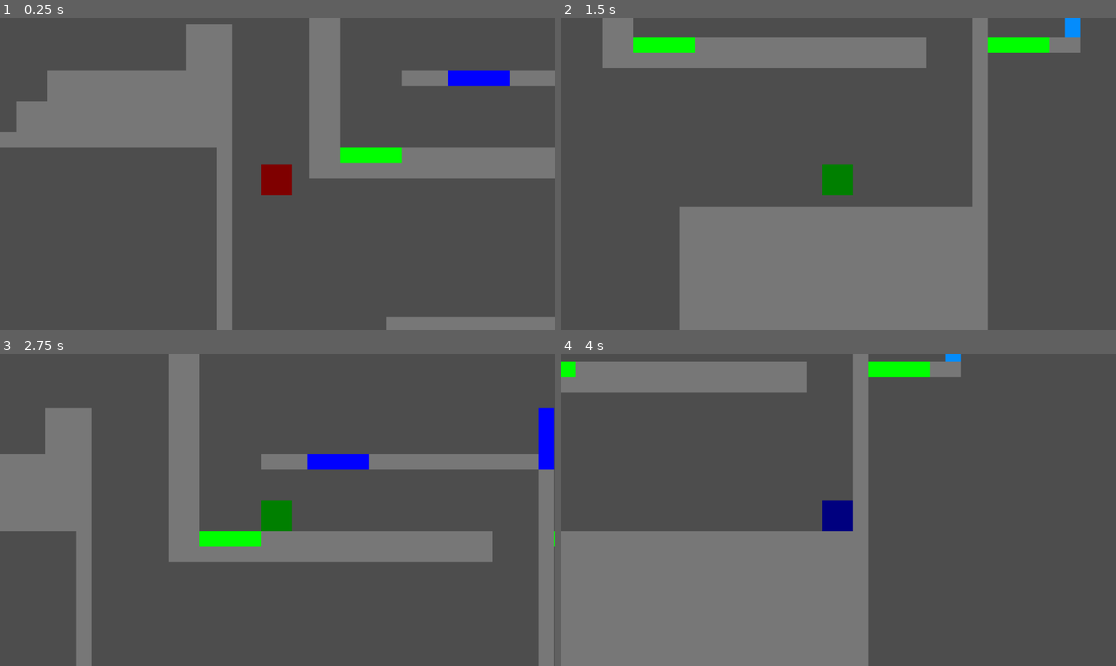
Above: before the commit, frames 1-4 (two rows, left to right).
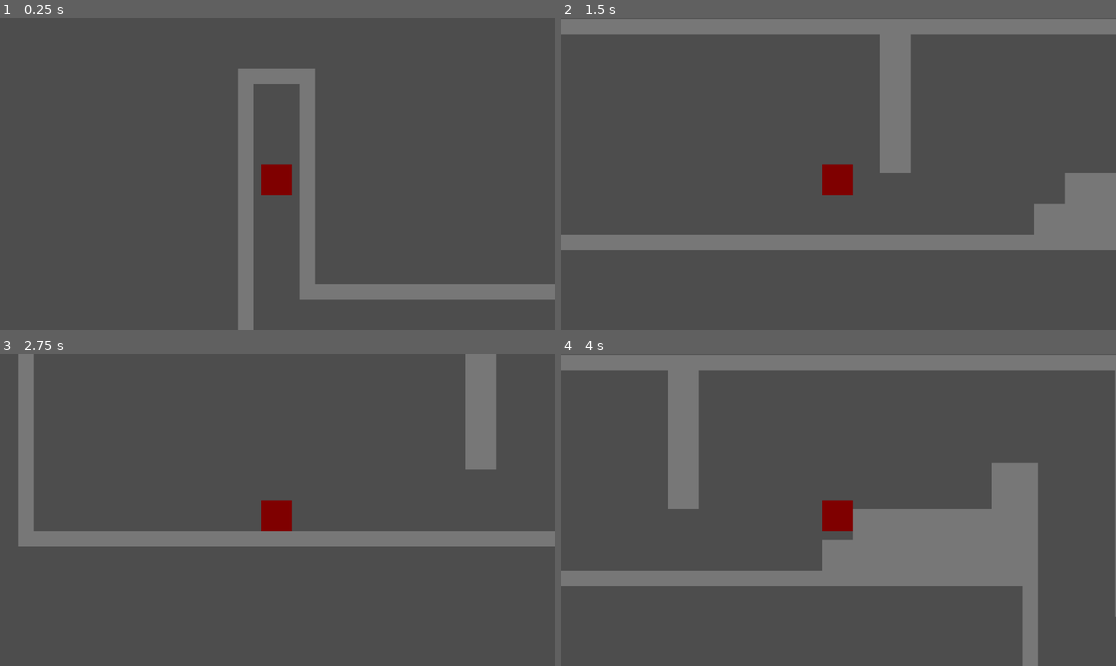
Above: after the commit, the same moments.

Repository: raienelliston/Platformer-Game
Game: Godot game, scene res://Scenes/level.tscn
The game is run twice, just before and just after one commit, with the same random seed, the same clock (stepped at 60 frames per second) and the same inputs.
Inputs:
- Up to frame 1 (0.25 s): no input
- Up to frame 2 (1.5 s): hold D (right) from 0.53 s (still down); tap W (up) at 0.6, 0.77, 1.07, 1.35 s
- Up to frame 3 (2.75 s): tap W (up) at 1.52, 1.82, 2.1 s; release D (right) at 2.03 s; hold A (left) from 2.03 s (still down)
- Up to frame 4 (4 s): release A (left) at 2.78 s; hold D (right) from 2.78 s (still down); tap W (up) at 2.85, 3.02, 3.32, 3.6, 3.77 s

The runs differ from the first frame. In frame 1, 28% of the frame differs, in the area x 0-100%, y 0-100%; in frame 2, 38%; in frame 3, 21%; in frame 4, 40%.

Commit message:
bug fixing

Diff:
--- a/Scenes/character.gd
+++ b/Scenes/character.gd
@@ -98,7 +98,7 @@
 			gravity = 20
 			light_node.visible = false
 			red_emitting = false
-			self.collision_mask = 1 | 2
+			self.collision_mask = 1 | 3
 			jump_ratio = 1.0
 			color_sprite.modulate = Color("blue")
 
@@ -107,7 +107,7 @@
 			gravity = 20
 			light_node.visible = false
 			red_emitting = false
-			self.collision_mask = 1 | 3
+			self.collision_mask = 1 | 2
 			jump_ratio = 1.0
 			color_sprite.modulate = Color("Purple")
 
--- a/Scenes/level.tscn
+++ b/Scenes/level.tscn
@@ -509,10 +509,13 @@
 physics_layer_2/collision_layer = 4
 sources/0 = SubResource("TileSetAtlasSource_870ov")
 
+[sub_resource type="RectangleShape2D" id="RectangleShape2D_mu51f"]
+size = Vector2(95, 65.5)
+
 [node name="Node2D" type="Node2D"]
 
 [node name="character" parent="." instance=ExtResource("1_5wicc")]
-position = Vector2(878, 204)
+position = Vector2(24, -178)
 time_to_peak_jump = 1.0
 time_to_fall_jump = 1.0
 jump_height = 200.0
@@ -525,7 +528,7 @@
 [node name="TileMap" type="TileMap" parent="."]
 tile_set = SubResource("TileSet_qm2rw")
 format = 2
-layer_0/tile_data = PackedInt32Array(0, 262144, 2, 65536, 26 …(11245 unchanged characters)… , 393216, 0, 983124, 393216, 0, 983125, 393216, 0, 983126, 393216, 0, 983127, 262144, 2, 983128, 262144, 2,  …(756 unchanged characters)…
+layer_0/tile_data = PackedInt32Array(0, 262144, 2, 65536, 26 …(11245 unchanged characters)… , 393216, 0, 983124, 393216, 0, 983125, 262144, 2, 983126, 262144, 2, 983127, 262144, 2, 983128, 262144, 2,  …(756 unchanged characters)…
 
 [node name="ColorChangeDetector" parent="." instance=ExtResource("3_1s4hj")]
 position = Vector2(943, 570)
@@ -536,7 +539,7 @@
 target_color = 3
 
 [node name="ColorChangeDetector4" parent="." instance=ExtResource("3_1s4hj")]
-position = Vector2(1327, 307)
+position = Vector2(1335, 304)
 rotation = -1.56445
 target_color = 3
 
@@ -545,6 +548,21 @@
 target_color = 4
 
 [node name="ColorChangeDetector3" parent="." instance=ExtResource("3_1s4hj")]
-position = Vector2(1312, 178)
+position = Vector2(1308, 178)
 rotation = -1.56972
 target_color = 4
+
+[node name="Non-Blue Blocker" type="StaticBody2D" parent="."]
+collision_layer = 2
+
+[node name="CollisionShape2D" type="CollisionShape2D" parent="Non-Blue Blocker"]
+position = Vector2(1217, 128)
+shape = SubResource("RectangleShape2D_mu51f")
+
+[node name="Label" type="Label" parent="Non-Blue Blocker"]
+offset_left = 703.0
+offset_top = 413.0
+offset_right = 743.0
+offset_bottom = 436.0
+text = "Non-Blue
+Blocker"
--- a/Scenes/test_level.tscn
+++ b/Scenes/test_level.tscn
@@ -685,7 +685,7 @@
 Area"
 
 [node name="ColorChangeDetector2" parent="." instance=ExtResource("3_rp36q")]
-position = Vector2(34, 405)
+position = Vector2(38, 457)
 
 [node name="Label" type="Label" parent="ColorChangeDetector2"]
 offset_left = -4.0
@@ -695,7 +695,7 @@
 text = "\"Redstone\""
 
 [node name="ColorChangeDetector3" parent="." instance=ExtResource("3_rp36q")]
-position = Vector2(116, 405)
+position = Vector2(115, 457)
 target_color = 1
 
 [node name="Label" type="Label" parent="ColorChangeDetector3"]
@@ -706,62 +706,72 @@
 text = "Bouncy"
 
 [node name="ColorChangeDetector4" parent="." instance=ExtResource("3_rp36q")]
-position = Vector2(194, 405)
+position = Vector2(198, 458)
 target_color = 2
 
 [node name="Label" type="Label" parent="ColorChangeDetector4"]
-offset_left = -6.0
-offset_top = 5.0
-offset_right = 79.0
-offset_bottom = 54.0
+offset_left = 1.0
+offset_top = -44.0
+offset_right = 86.0
+offset_bottom = 5.0
 text = "Invert
 Gravity"
 
 [node name="ColorChangeDetector5" parent="." instance=ExtResource("3_rp36q")]
-position = Vector2(276, 406)
+position = Vector2(277, 458)
 target_color = 3
 
 [node name="Label" type="Label" parent="ColorChangeDetector5"]
-offset_right = 40.0
-offset_bottom = 23.0
+offset_left = -12.0
+offset_top = -53.0
+offset_right = 73.0
+offset_bottom = -4.0
 text = "Extra Jump
 Height"
 
 [node name="ColorChangeDetector6" parent="." instance=ExtResource("3_rp36q")]
-position = Vector2(354, 406)
+position = Vector2(355, 459)
 target_color = 4
 
 [node name="Label" type="Label" parent="ColorChangeDetector6"]
-offset_right = 40.0
-offset_bottom = 23.0
+offset_left = -4.0
+offset_top = -29.0
+offset_right = 68.0
+offset_bottom = -6.0
 text = "See Right"
 
 [node name="ColorChangeDetector7" parent="." instance=ExtResource("3_rp36q")]
-position = Vector2(433, 405)
+position = Vector2(434, 461)
 target_color = 5
 
 [node name="Label" type="Label" parent="ColorChangeDetector7"]
-offset_right = 40.0
-offset_bottom = 23.0
+offset_left = -4.0
+offset_top = -28.0
+offset_right = 68.0
+offset_bottom = -5.0
 text = "See Right"
 
 [node name="ColorChangeDetector8" parent="." instance=ExtResource("3_rp36q")]
-position = Vector2(513, 406)
+position = Vector2(518, 459)
 target_color = 6
 
 [node name="Label" type="Label" parent="ColorChangeDetector8"]
-offset_right = 40.0
-offset_bottom = 23.0
+offset_left = 6.0
+offset_top = -51.0
+offset_right = 59.0
+offset_bottom = -2.0
 text = "Light
 Source"
 
 [node name="ColorChangeDetector9" parent="." instance=ExtResource("3_rp36q")]
-position = Vector2(597, 406)
+position = Vector2(604, 458)
 target_color = 7
 
 [node name="Label" type="Label" parent="ColorChangeDetector9"]
-offset_right = 40.0
-offset_bottom = 23.0
+offset_left = -12.0
+offset_top = -55.0
+offset_right = 81.0
+offset_bottom = -6.0
 text = "Hidden In
 Background"
 
Not shown: 1 places in Scenes/level.tscn that only renumber resources
